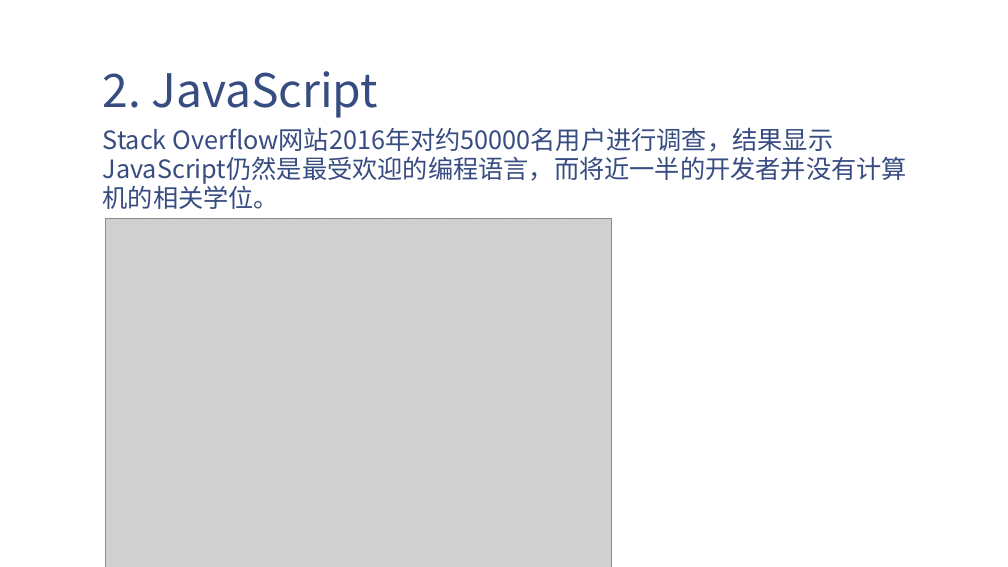
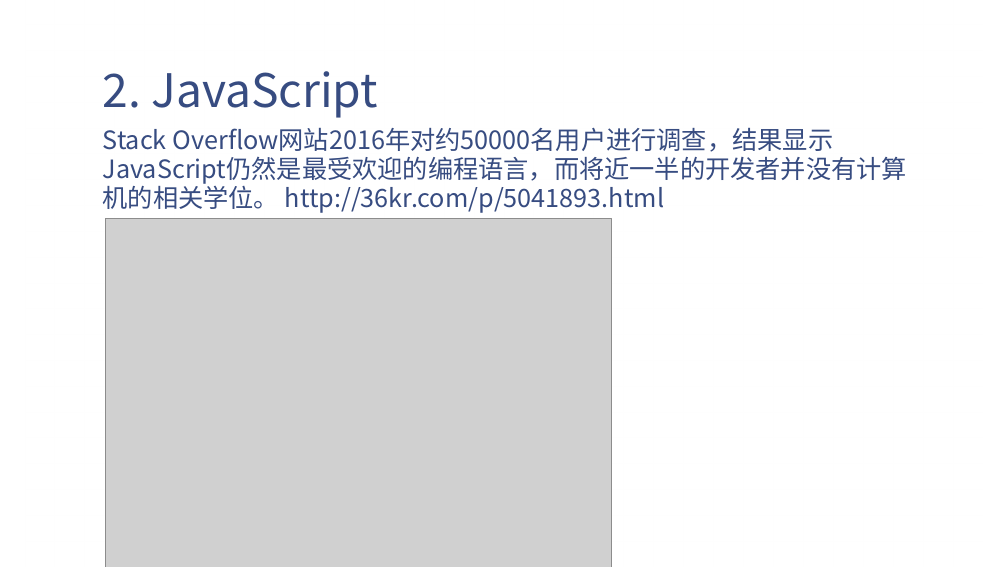
Before and after one commit to eventao/courseware, a slide deck: slide 4 of ppt/js/JavaScript初级教程.pptx. Drawn at 1008x567 pixels with LibreOffice and Linux fonts; fonts in the diff are those of the drawing; grey boxes stand for pictures; background and template pictures are left out. Boxes give left, top, right and bottom in pixels: in the first picture for what was removed or moved away, otherwise in the second. Text is boxed around its words. In the diff, an @@ line names an element or a change of style, - is before the commit and + after.

```diff
--- a/ppt/js/JavaScript初级教程.pptx
+++ b/ppt/js/JavaScript初级教程.pptx
@@ text at [103,128,907,213]: text changed @@
-Stack Overflow网站2016年对约50000名用户进行调查，结果显示JavaScript仍然是最受欢迎的编程语言，而将近一半的开发者并没有计算机的相关学位。
+Stack Overflow网站2016年对约50000名用户进行调查，结果显示JavaScript仍然是最受欢迎的编程语言，而将近一半的开发者并没有计算机的相关学位。 http://36kr.com/p/5041893.html
```
Also in this commit, not shown: 1 other slide changed, 1 other file.
